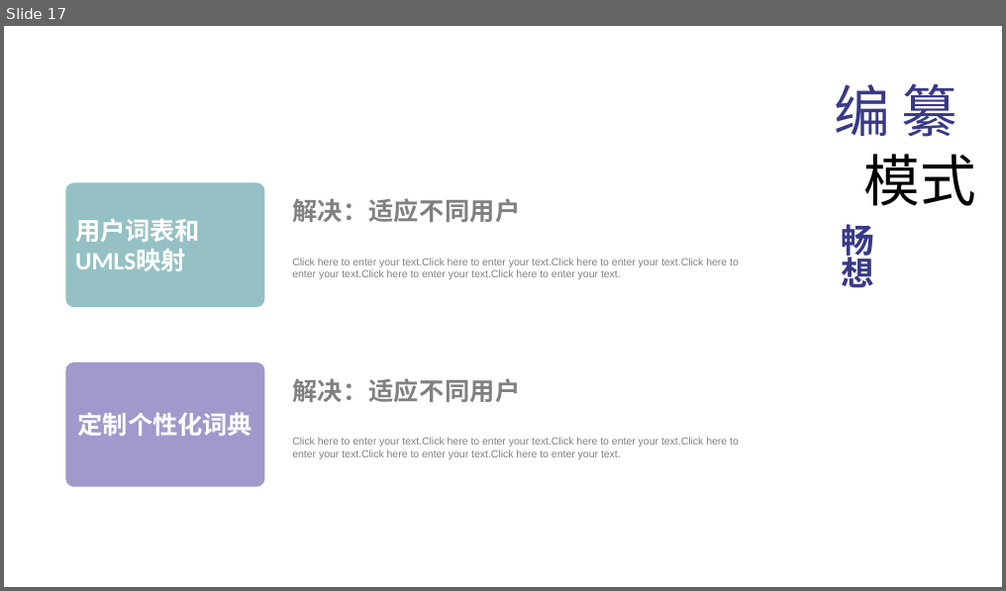
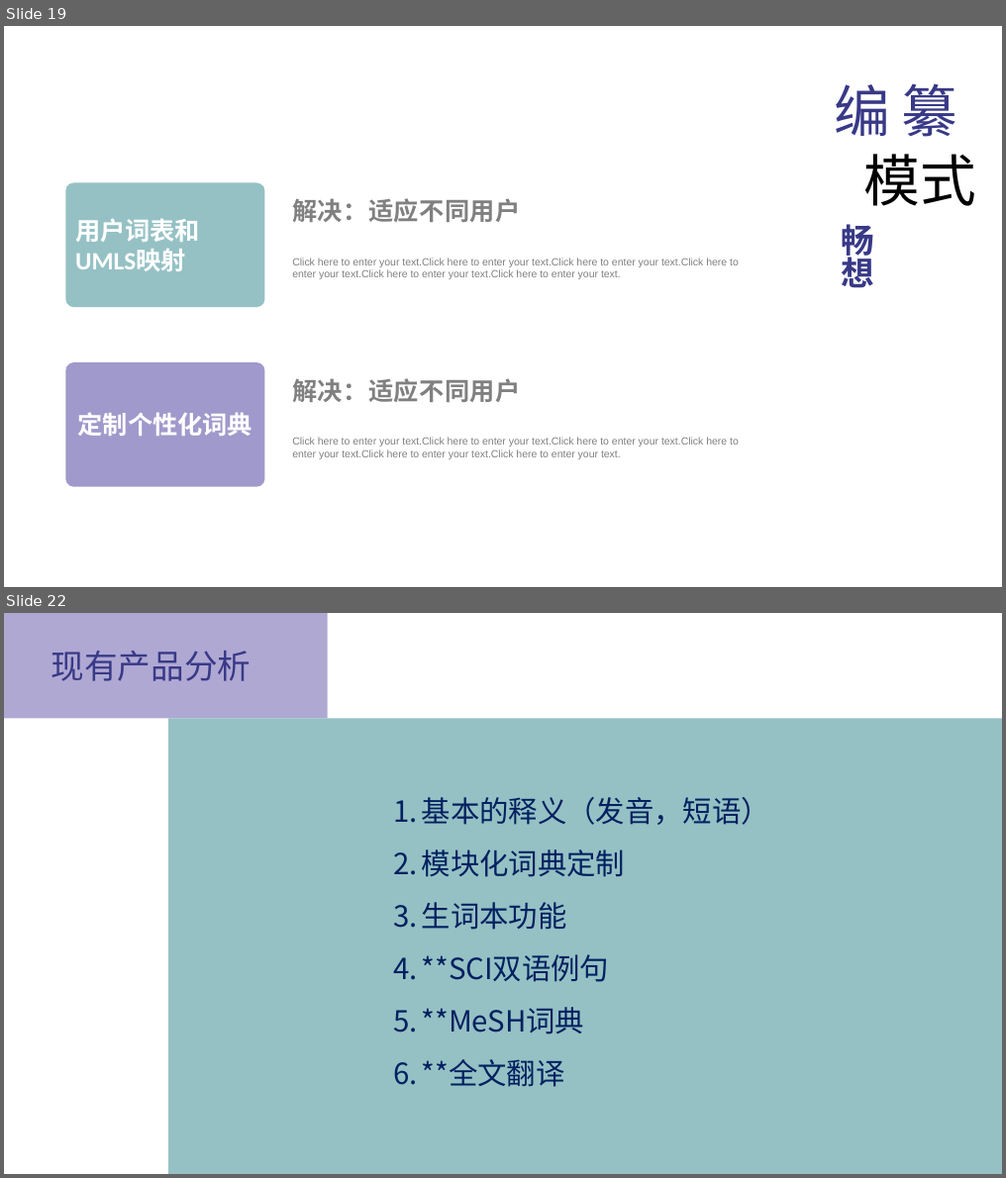
Before and after one commit to peijiawen98/TLK_1107, a slide deck: 电子词典需求分析.pptx. Shown one above the other, each under a label of ours: slide 17 before the commit, slides 19 and 22 after it; the slides between them are not shown. The pictures are 1006x591 and 1006x1178 pixels, drawn with LibreOffice and Linux fonts; fonts in the diff are those of the drawing. Boxes give left, top, right and bottom in pixels: in the first picture for what was removed or moved away, otherwise in the second. Text is boxed around its words. In the diff, an @@ line names an element or a change of style, - is before the commit and + after.

```diff
--- a/电子词典需求分析.pptx
+++ b/电子词典需求分析.pptx
@@ slide 22 added at [4, 613, 1002, 1174], background #FFFFFF @@
@@ rectangle added at [4, 613, 328, 719], fill #AFA8D3 @@
@@ text added at [52, 651, 252, 681], 32 pt, text #383987 @@
+现有产品分析
@@ rectangle added at [168, 719, 1002, 1174], fill #95C1C4 @@
@@ text added at [422, 797, 770, 1087], 28 pt, text #002060 @@
+1. 基本的释义（发音，短语）
+2. 模块化词典定制
+3. 生词本功能
+4. **SCI双语例句
+5. **MeSH词典
+6. **全文翻译
@@ what was slide 17 is now slide 19 @@
```
Also in this commit, not shown: 1 slide changed, 4 other slides added.
